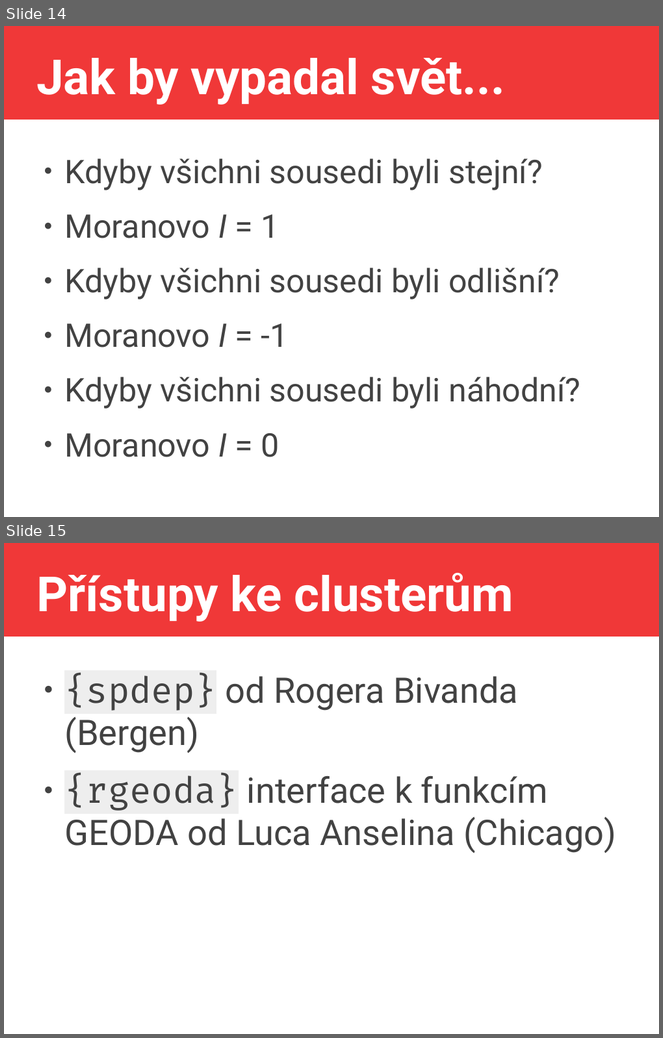
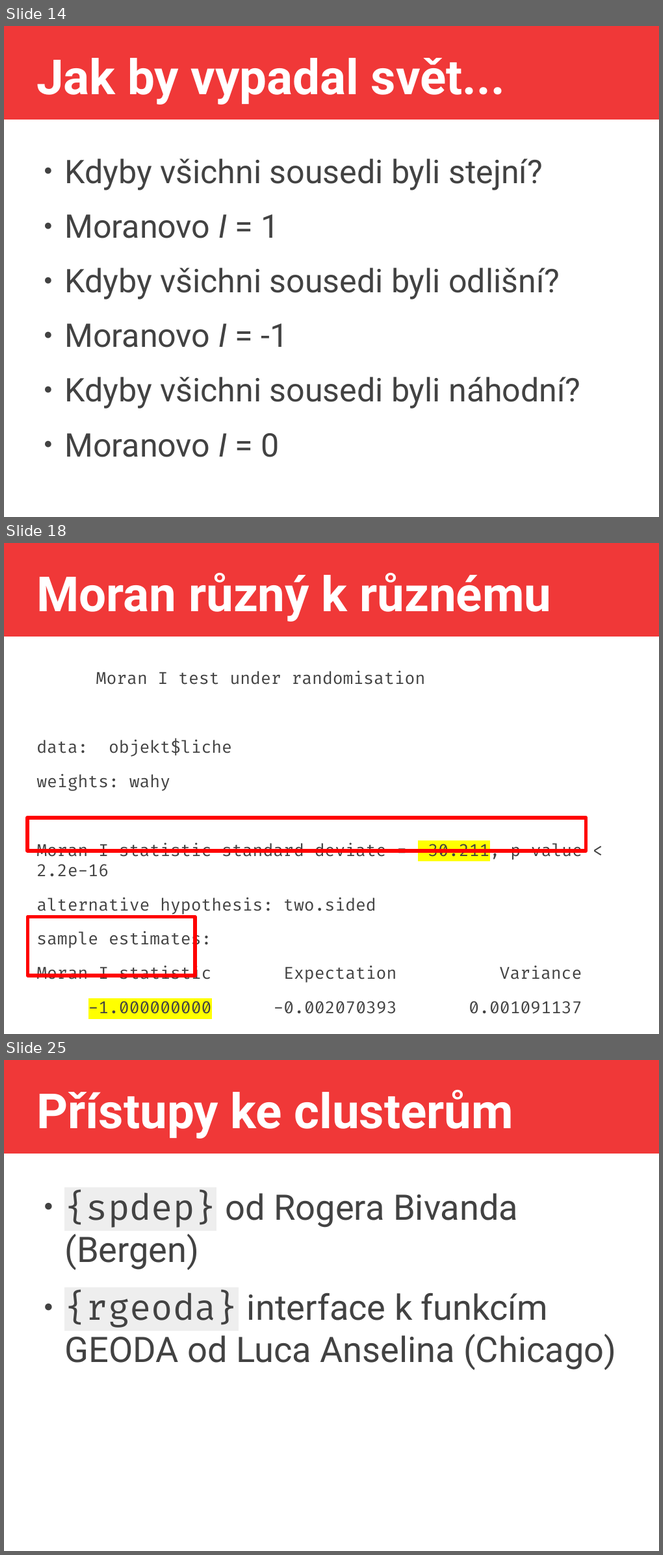
Before and after one commit to jlacko/4EK418, a slide deck: prez/7 - pokročilá statistika.odp. Shown one above the other, each under a label of ours: slides 14 and 15 before the commit, slides 14, 18 and 25 after it; the slides between them are not shown. The pictures are 663x1038 and 663x1555 pixels, drawn with LibreOffice and Linux fonts; fonts in the diff are those of the drawing. Boxes give left, top, right and bottom in pixels: in the first picture for what was removed or moved away, otherwise in the second. Text is boxed around its words. In the diff, an @@ line names an element or a change of style, - is before the commit and + after.

Commit message:
prezka s víc moranama

```diff
--- a/prez/7 - pokročilá statistika.odp
+++ b/prez/7 - pokročilá statistika.odp
@@ slide 18 added at (x1=4, y1=543, x2=659, y2=1034), background #FFFFFF; not listed: 1 template element that a slide beside it also shows @@
@@ title added at (x1=36, y1=573, x2=551, y2=622), 58.7 pt, text #FFFFFF, bold @@
+Moran různý k různému
@@ text added at (x1=36, y1=671, x2=582, y2=1014), 20.3 pt, text #424242 @@
+Moran I test under randomisation
+data: objekt$liche
+weights: wahy
+Moran I statistic standard deviate = -30.211, p-value < 2.2e-16
+alternative hypothesis: two.sided
+sample estimates:
+Moran I statistic Expectation Variance
+-1.000000000 -0.002070393 0.001091137
@@ rectangle added at (x1=27, y1=818, x2=586, y2=851), outline #FF0000 4.51 pt @@
@@ rectangle added at (x1=28, y1=917, x2=196, y2=976), outline #FF0000 4.51 pt @@
@@ what was slide 15 is now slide 25 @@
```
Also in this commit, not shown: 9 other slides added, 2 other files.
